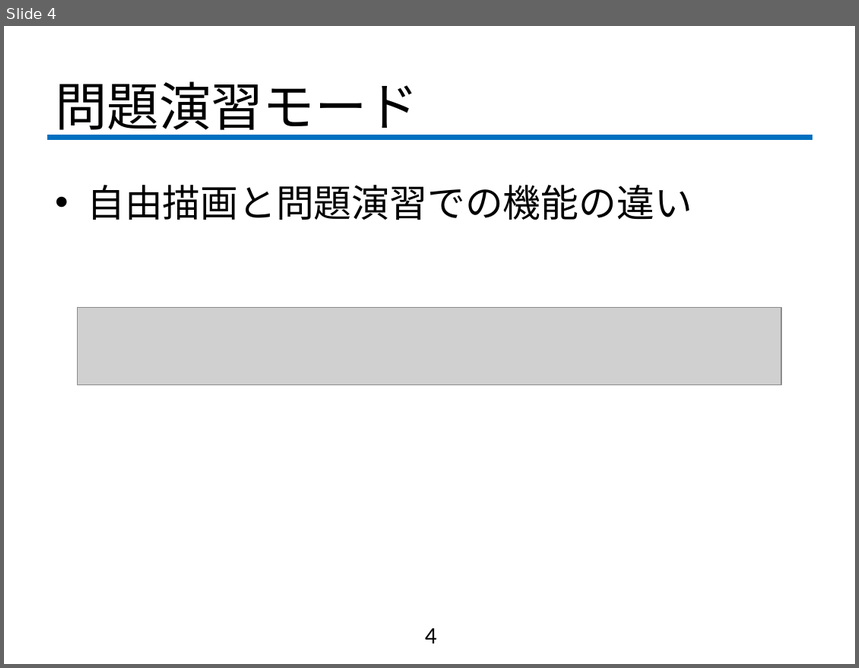
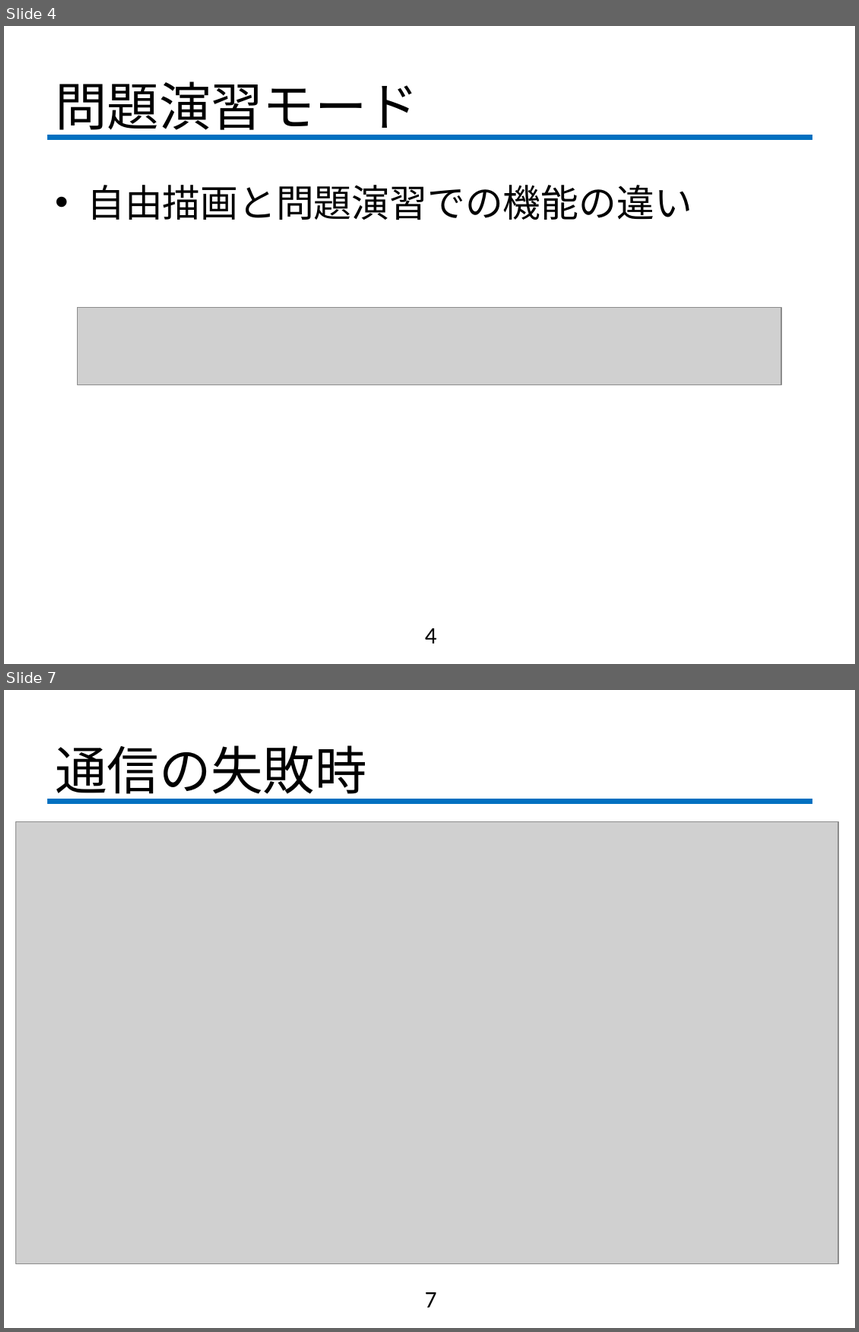
Before and after one commit to fujiLabo/fuji_simu, a slide deck: 1119進捗.pptx. Shown one above the other, each under a label of ours: slide 4 before the commit, slides 4 and 7 after it; the slides between them are not shown. The pictures are 859x668 and 859x1332 pixels, drawn with LibreOffice and Linux fonts; fonts in the diff are those of the drawing; grey boxes stand for pictures; background and template pictures are left out. Boxes give left, top, right and bottom in pixels: in the first picture for what was removed or moved away, otherwise in the second. Text is boxed around its words. In the diff, an @@ line names an element or a change of style, - is before the commit and + after.

```diff
--- a/1119進捗.pptx
+++ b/1119進捗.pptx
@@ slide 7 added at (x1=4, y1=690, x2=855, y2=1328), background #FFFFFF; not listed: 1 template element that a slide beside it also shows @@
@@ title added at (x1=55, y1=745, x2=367, y2=802), 44 pt, text #000000 @@
+通信の失敗時
@@ picture added at (x1=16, y1=822, x2=838, y2=1264) @@
@@ page number added at (x1=425, y1=1293, x2=437, y2=1308), 20 pt, text #000000 @@
+7
```
Also in this commit, not shown: 1 slide changed, 3 other slides added.
